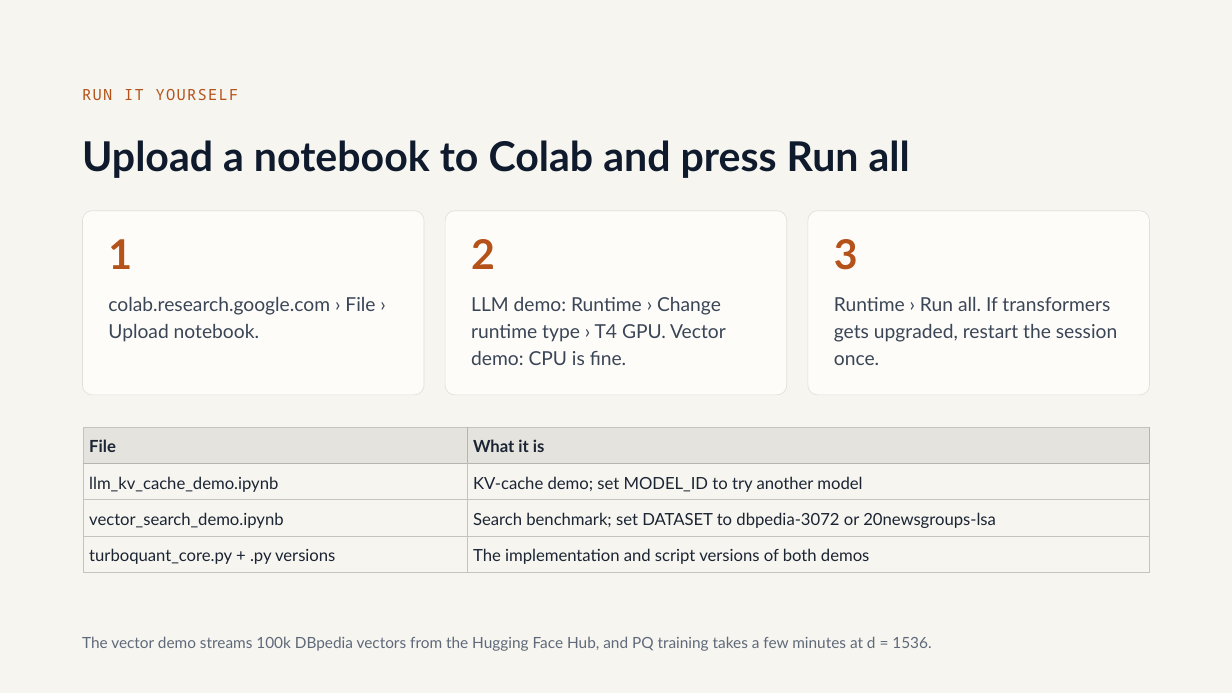
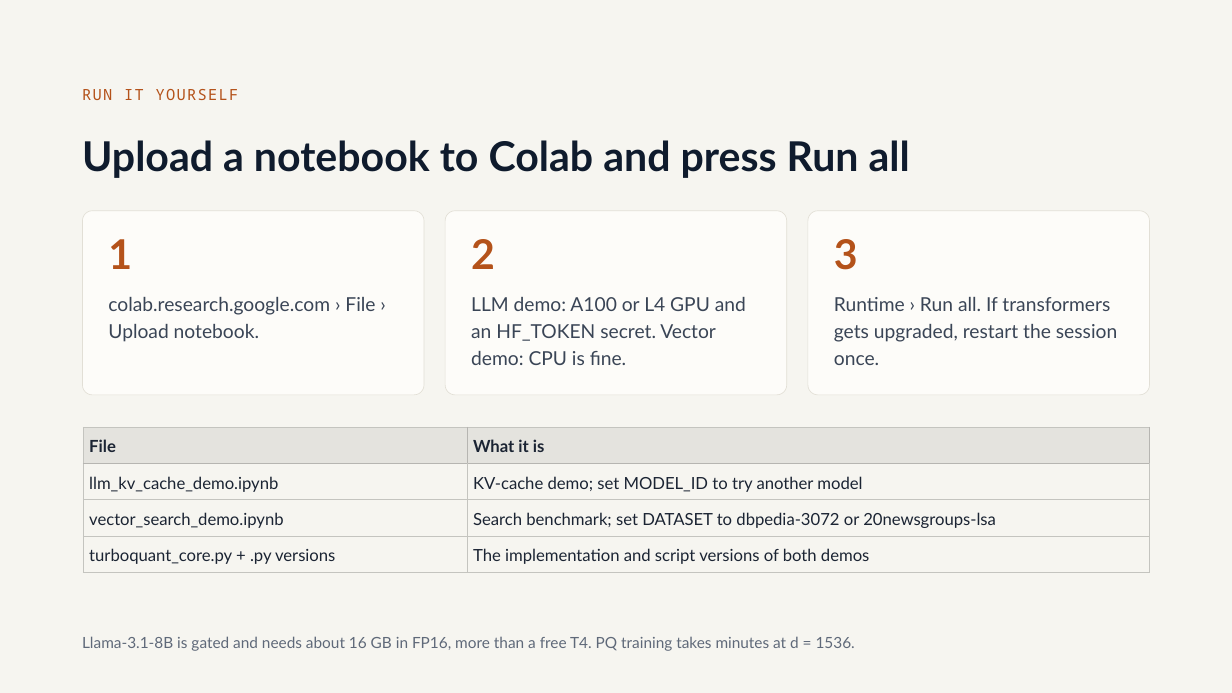
Before and after one commit to olonok69/ML_TurboQuant, a slide deck: slide 17 of docs/TurboQuant.pptx. Drawn at 1232x693 pixels with LibreOffice and Linux fonts; fonts in the diff are those of the drawing. Boxes give left, top, right and bottom in pixels: in the first picture for what was removed or moved away, otherwise in the second. Text is boxed around its words. In the diff, an @@ line names an element or a change of style, - is before the commit and + after.

Commit message:
Bring docs and deck in line with the Colab runs of the two demos
- Notebooks: load WikiText-2 from Salesforce/wikitext, make both run on
  their own (install cells, %%writefile of the current turboquant_core.py),
  correct the model-change explanation and the stale or overstated
  markdown; outputs kept as run.
- build_notebooks.py now exports the two demo notebooks to .py instead of
  overwriting them; .py versions re-exported.
- Deck: Llama-3.1-8B setup, new Demo 1 slides (theory check, needle,
  quality and speed), measured memory, DBpedia results for Demo 2.
- Guides EN/ES, README, handoff and figure 14: Colab results replace the
  sandbox numbers; slide numbers updated.

```diff
--- a/docs/TurboQuant.pptx
+++ b/docs/TurboQuant.pptx
@@ text at bbox=[471, 297, 746, 365]: text changed @@
-LLM demo: Runtime › Change runtime type › T4 GPU. Vector demo: CPU is fine.
+LLM demo: A100 or L4 GPU and an HF_TOKEN secret. Vector demo: CPU is fine.
@@ text at bbox=[82, 636, 855, 651]: text changed @@
-The vector demo streams 100k DBpedia vectors from the Hugging Face Hub, and PQ training takes a few minutes at d = 1536.
+Llama-3.1-8B is gated and needs about 16 GB in FP16, more than a free T4. PQ training takes minutes at d = 1536.
```
Also in this commit, not shown: 4 other slides changed, 3 slides added, 12 other files.
